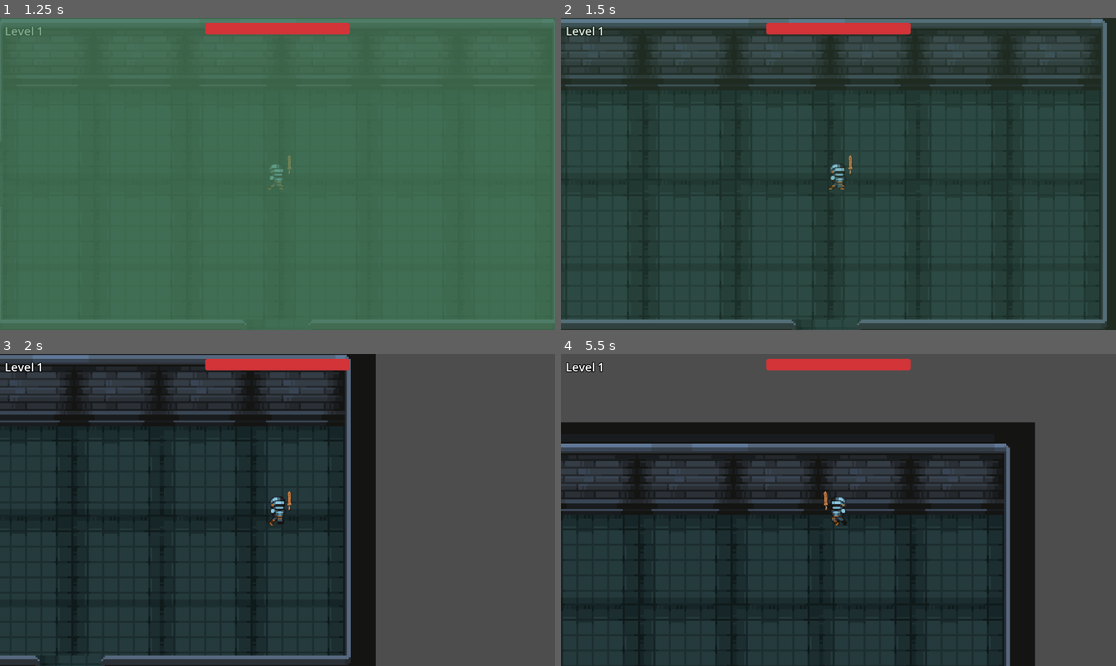
Above: before the commit, frames 1-4 (two rows, left to right).
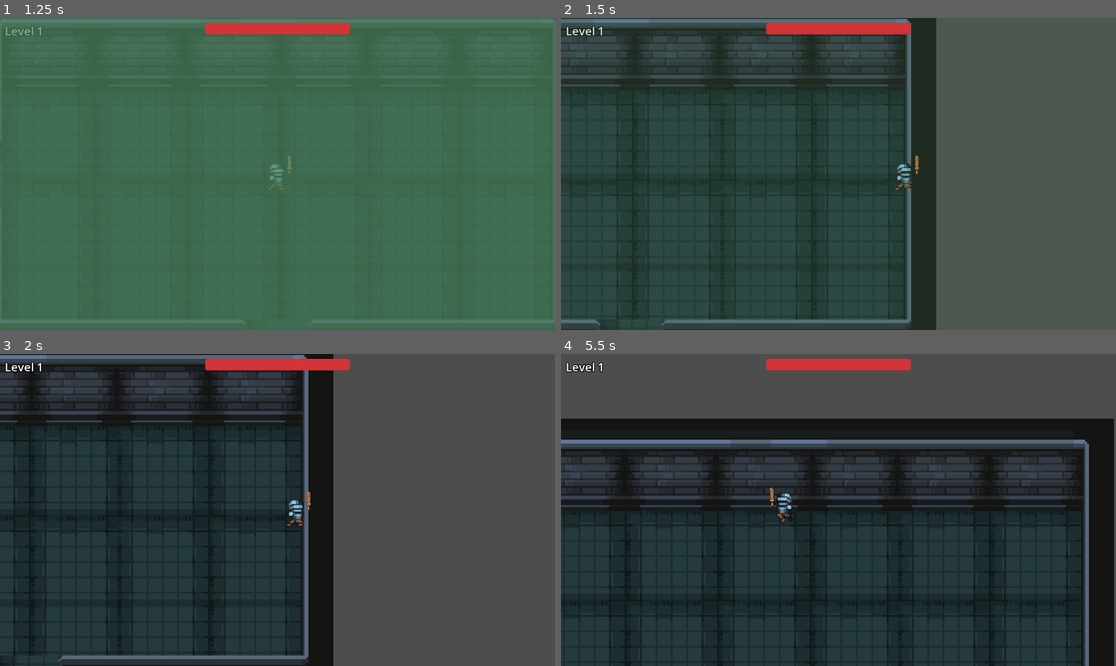
Above: after the commit, the same moments.

Repository: Robert-Riordan-UCD/GameDevJourney
Game: Godot game, scene res://GUI/MainMenu.tscn
The game is run twice, just before and just after one commit, with the same random seed, the same clock (stepped at 60 frames per second) and the same inputs.
Inputs (mouse positions are in pixels of both pictures, inside the frame that each line leads up to):
- Up to frame 1 (1.25 s): click "Play" at 0.5 s
- Up to frame 2 (1.5 s): move the mouse to (960, 158) at 1.27 s; hold D (player_right) from 1.28 s (still down); hold Space (player_dash) from 1.28 s (still down)
- Up to frame 3 (2 s): keep holding D (player_right); keep holding Space (player_dash)
- Up to frame 4 (5.5 s): move the mouse to (727, 525) at 2.02 s; release D (player_right) at 2.03 s; release Space (player_dash) at 2.03 s; hold S (player_down) 2.03-2.78 s; tap Space (player_dash) at 2.1, 3.05, 3.6, 5.3 s; move the mouse to (894, 441) at 2.77 s; press the mouse at (894, 441) at 2.78 s; hold D (player_right) 2.78-3.53 s; move the mouse to (810, 572) at 3.52 s; release the mouse at (810, 572) at 3.53 s; hold W (player_up) 3.53-4.28 s; move the mouse to (1005, 556) at 4.27 s; hold Space (player_dash) 4.28-5.03 s; hold A (player_left) from 4.28 s (still down); move the mouse to (672, 463) at 5.02 s; click (672, 463) at 5.1 s

Frame 1 is identical in both runs. In frame 2, 34% of the frame differs, in the area x 0-100%, y 0-100%; in frame 3, 17%; in frame 4, 26%.

Commit message:
Polished the dash and made dash inviciblity actually work

Diff:
--- a/Rougelike_Bullethell_Dungeon_Crawler/Player/Dash.gd
+++ b/Rougelike_Bullethell_Dungeon_Crawler/Player/Dash.gd
@@ -4,7 +4,7 @@
 @export var hurt_box:HurtBox = null
 
 @export_group("Dash", "dash_")
-@export var dash_distance:float = 250
+@export var dash_distance:float = 300
 @export var dash_time:float = 0.3
 @export var dash_post_dash_invinciblity_duration:float = 0.2
 
@@ -23,14 +23,14 @@
 
 func _input(event: InputEvent) -> void:
 	if event.is_action_pressed("player_dash"):
-		if hurt_box: hurt_box.monitorable = false
+		if hurt_box: hurt_box.active = false
 		player.movement_blocked = true
 		var tween:Tween = create_tween()
 		if ray_cast_2d.is_colliding():
-			tween.tween_property(player, "global_position", ray_cast_2d.get_collision_point(), dash_time).set_trans(Tween.TRANS_EXPO).set_ease(Tween.EASE_IN)
+			tween.tween_property(player, "global_position", ray_cast_2d.get_collision_point(), dash_time).set_trans(Tween.TRANS_QUART).set_ease(Tween.EASE_OUT)
 		else:
-			tween.tween_property(player, "global_position", global_position+ray_cast_2d.target_position.rotated(ray_cast_2d.rotation), dash_time).set_trans(Tween.TRANS_EXPO).set_ease(Tween.EASE_IN)
+			tween.tween_property(player, "global_position", global_position+ray_cast_2d.target_position.rotated(ray_cast_2d.rotation), dash_time).set_trans(Tween.TRANS_QUART).set_ease(Tween.EASE_OUT)
 		await tween.finished
 		player.movement_blocked = false
 		await get_tree().create_timer(dash_post_dash_invinciblity_duration).timeout
-		if hurt_box: hurt_box.monitorable = true
+		if hurt_box: hurt_box.active = true
--- a/Rougelike_Bullethell_Dungeon_Crawler/Player/player.tscn
+++ b/Rougelike_Bullethell_Dungeon_Crawler/Player/player.tscn
@@ -223,6 +223,16 @@
 [node name="Weapon" parent="." instance=ExtResource("7_bcly8")]
 
 [node name="Camera2D" type="Camera2D" parent="."]
+position_smoothing_enabled = true
+position_smoothing_speed = 15.0
+drag_horizontal_enabled = true
+drag_vertical_enabled = true
+drag_left_margin = 0.1
+drag_top_margin = 0.1
+drag_right_margin = 0.1
+drag_bottom_margin = 0.1
+editor_draw_limits = true
+editor_draw_drag_margin = true
 
 [node name="Dash" type="Node2D" parent="." node_paths=PackedStringArray("player", "hurt_box")]
 script = ExtResource("8_lv11x")
--- a/Rougelike_Bullethell_Dungeon_Crawler/Utilites/Hurtbox.gd
+++ b/Rougelike_Bullethell_Dungeon_Crawler/Utilites/Hurtbox.gd
@@ -4,6 +4,7 @@
 @export var parent:Node
 @export var team:String = 'enemy'
 @export var invincibility_time:float = 0.2
+@export var active:bool = true
 
 var invincibile:bool = false
 
@@ -15,7 +16,7 @@
 	area_entered.connect(_on_area_entered)
 
 func _on_area_entered(hitbox:HitBox) -> void:
-	if invincibile or not hitbox: return
+	if invincibile or not active or not hitbox: return
 	if hitbox.team == team: return
 	if parent.has_method("take_damage"):
 		if randf() < hitbox.crit_chance:
